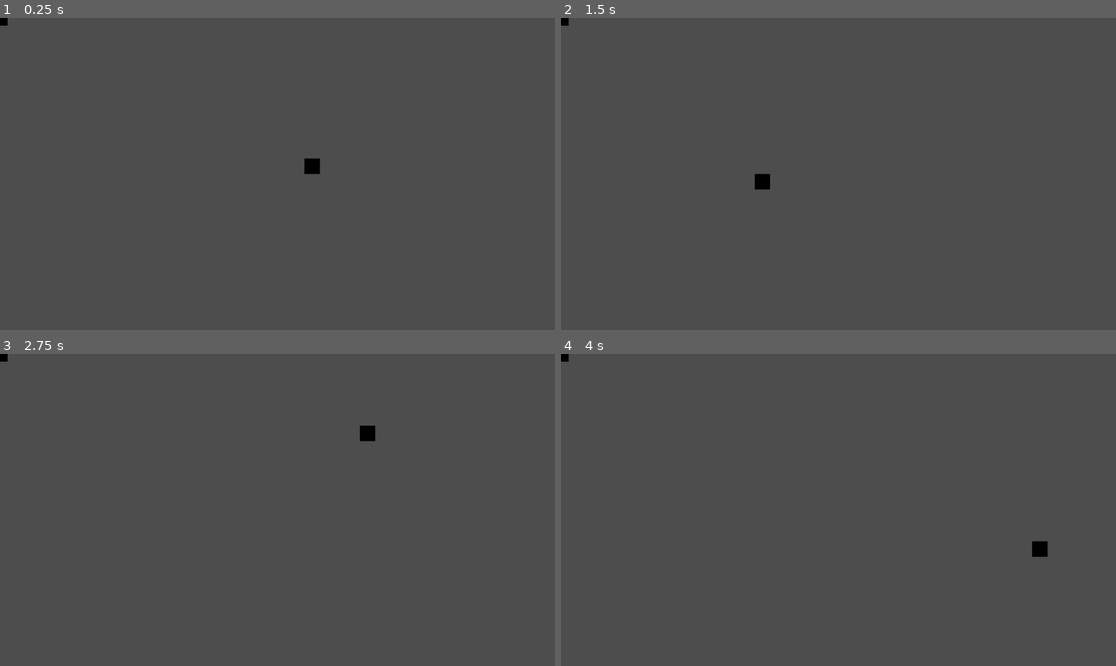
Above: before the commit, frames 1-4 (two rows, left to right).
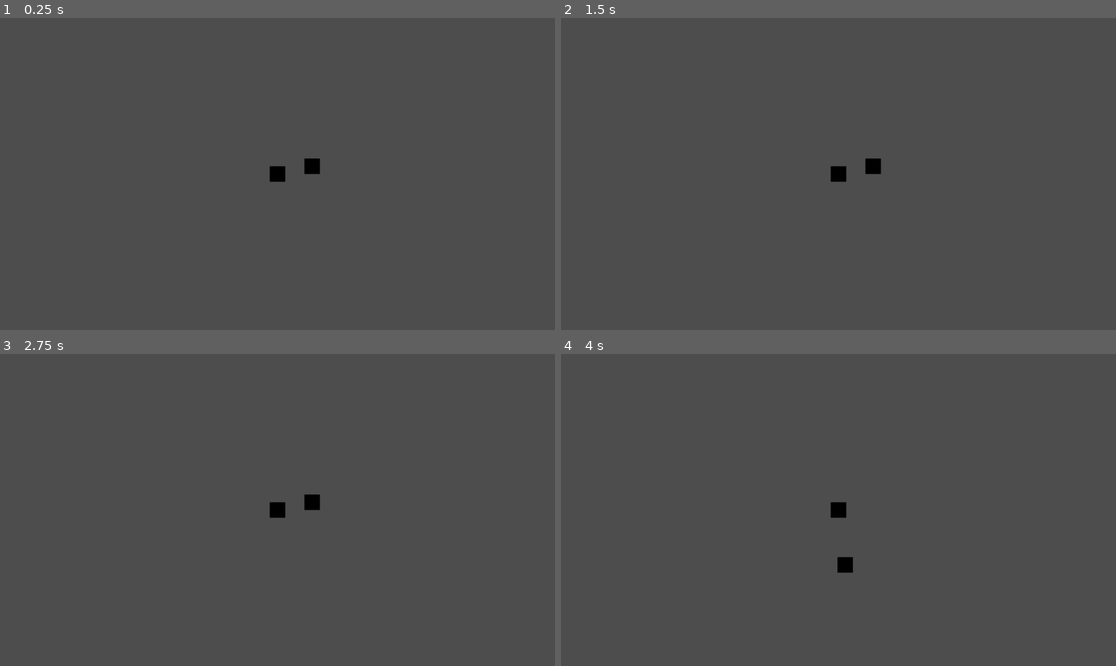
Above: after the commit, the same moments.

Repository: megaeonise/GMTK2023SwordofLegend
Game: Godot game, scene res://Characters/Player.tscn
The game is run twice, just before and just after one commit, with the same random seed, the same clock (stepped at 60 frames per second) and the same inputs. This scene is started directly instead of the project's main scene.
Inputs (mouse positions are in pixels of both pictures, inside the frame that each line leads up to):
- Up to frame 1 (0.25 s): no input
- Up to frame 2 (1.5 s): tap Enter at 0.5 s; move the mouse to (960, 158) at 0.52 s; tap Space at 1.25 s; move the mouse to (727, 189) at 1.27 s
- Up to frame 3 (2.75 s): tap Enter at 2 s; move the mouse to (333, 441) at 2.02 s
- Up to frame 4 (4 s): tap Space at 2.75 s; move the mouse to (810, 572) at 2.77 s; tap Enter at 3.5 s; move the mouse to (1005, 556) at 3.52 s

The runs differ from the first frame. In frame 1, 0.2% of the frame differs, in the area x 0-52%, y 0-53%; in frame 2, 0.5%, in the area x 0-58%, y 0-56%; in frame 3, 0.5%; in frame 4, 0.5%.

Commit message:
the sword is moving

Diff:
--- a/Characters/Player.tscn
+++ b/Characters/Player.tscn
@@ -27,3 +27,5 @@
 [node name="TempSwordCollider" type="CollisionShape2D" parent="Sword"]
 position = Vector2(72, -16)
 shape = SubResource("RectangleShape2D_wi2jl")
+
+[node name="Camera2D" type="Camera2D" parent="."]
--- a/Characters/Sword.gd
+++ b/Characters/Sword.gd
@@ -7,6 +7,7 @@
 
 func sword_move():
 	var character = get_parent().get_position()
-	var mouse = get_viewport().get_mouse_position()
-	if sqrt(mouse.x-character.x*mouse.x-character.x + mouse.y-character.y*mouse.y-character.y)<=100:
-		position = mouse
+	var mouse = get_parent().get_local_mouse_position()
+	if sqrt(abs(mouse.x-character.x*mouse.x-character.x) + abs(mouse.y-character.y*mouse.y-character.y))<=15 and sqrt(abs(mouse.x-character.x*mouse.x-character.x) + abs(mouse.y-character.y*mouse.y-character.y))>=10:
+		position.x = mouse.x
+		position.y = mouse.y
Binary file added: Characters/hero_walking.png
Not shown, added: Characters/hero_walking.png.import
